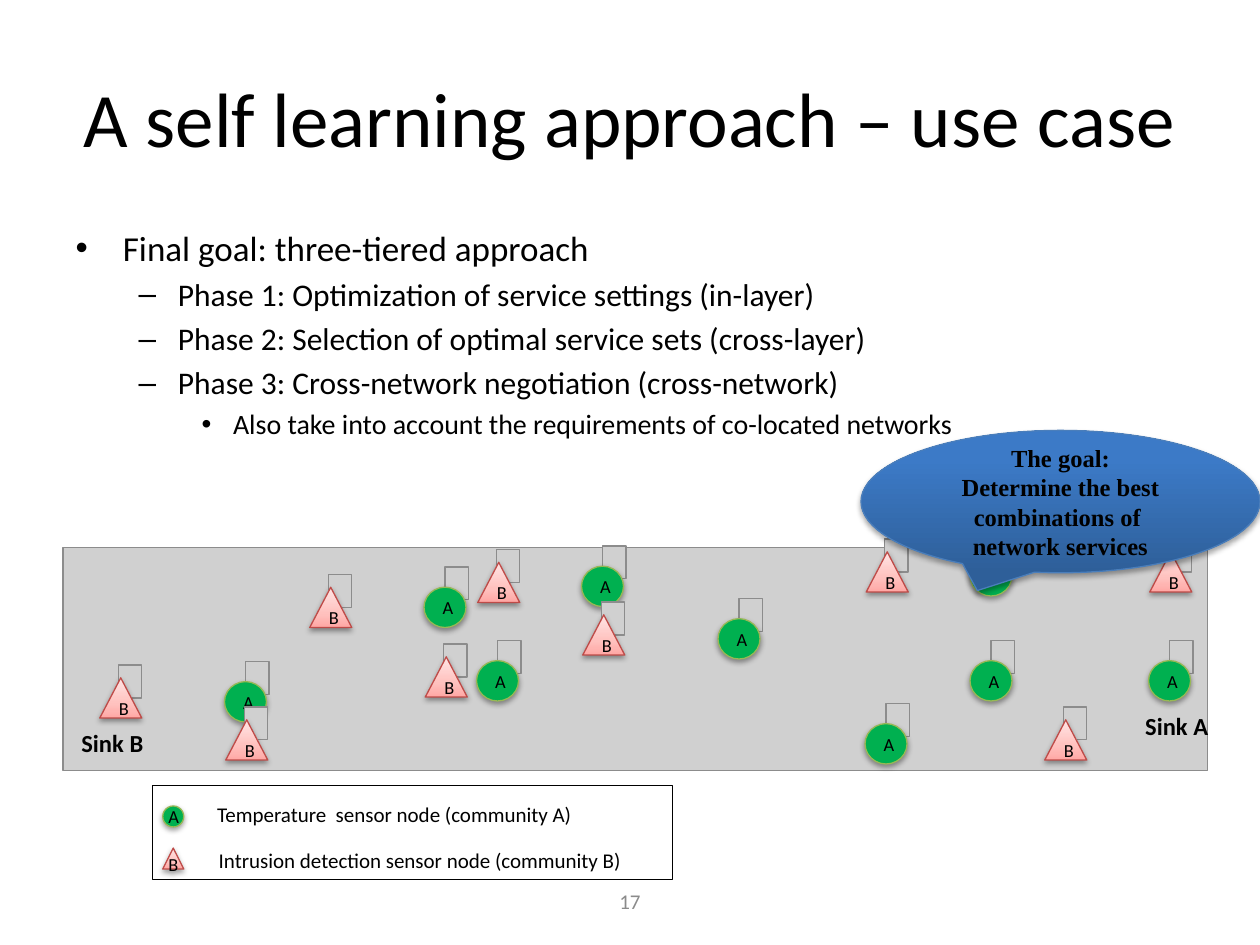
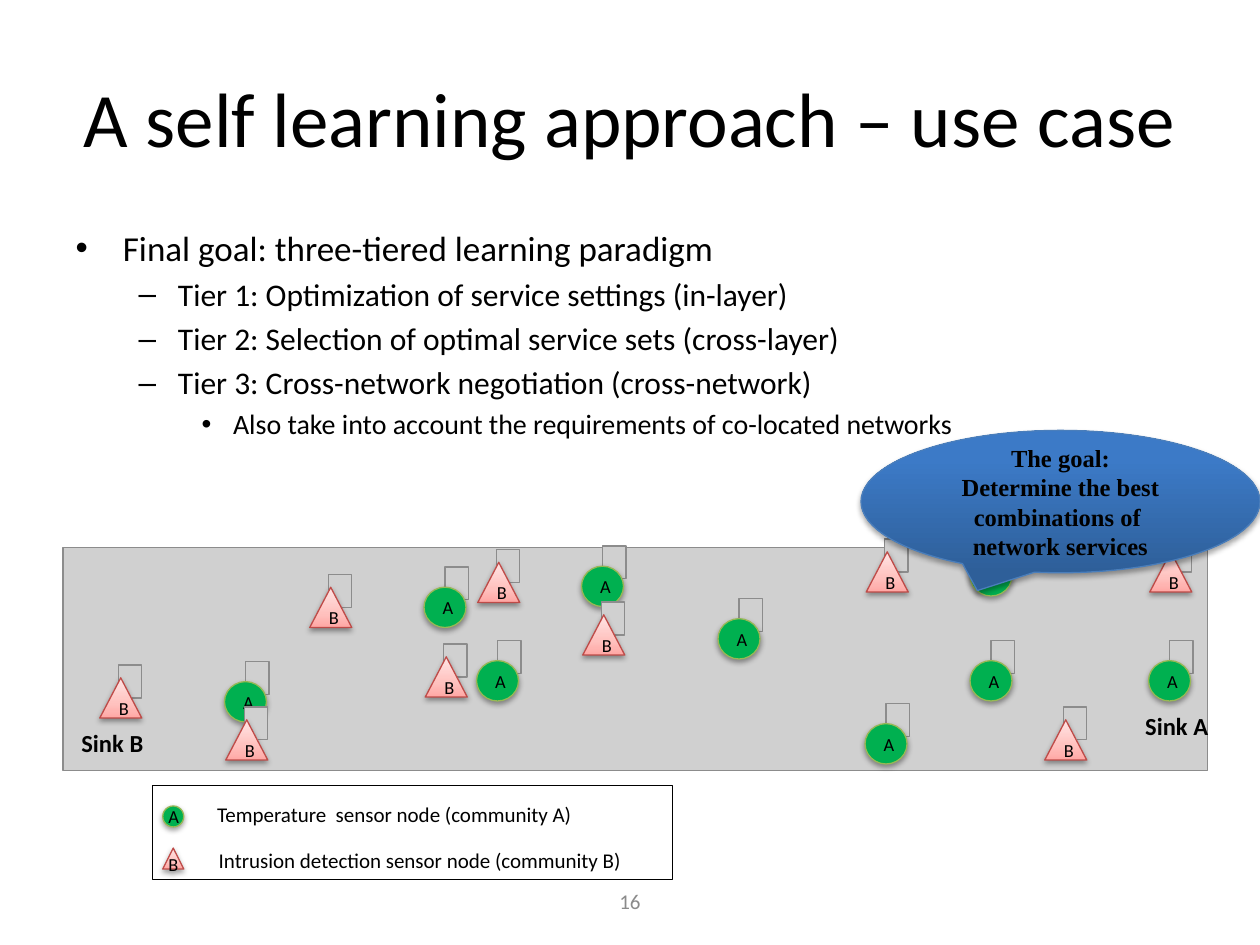
Before and after one commit to ro1208984/learning.java, a slide deck: slide 16 of Mobile Day presentation.pptx (slide 17 before the commit). Drawn at 1260x945 pixels with LibreOffice and Linux fonts; fonts in the diff are those of the drawing; grey boxes stand for pictures; background and template pictures are left out. Boxes give left, top, right and bottom in pixels: in the first picture for what was removed or moved away, otherwise in the second. Text is boxed around its words. In the diff, an @@ line names an element or a change of style, - is before the commit and + after.

```diff
--- a/Mobile Day presentation.pptx
+++ b/Mobile Day presentation.pptx
@@ text at bbox=[123, 236, 839, 400]: text changed @@
-• Final goal: three-tiered approach
-  – Phase 1: Optimization of service settings (in-layer)
-  – Phase 2: Selection of optimal service sets (cross-layer)
-  – Phase 3: Cross-network negotiation (cross-network)
+• Final goal: three-tiered learning paradigm
+  – Tier 1: Optimization of service settings (in-layer)
+  – Tier 2: Selection of optimal service sets (cross-layer)
+  – Tier 3: Cross-network negotiation (cross-network)
@@ page number at bbox=[619, 895, 640, 909]: text changed @@
-17
+16
```
Also in this commit, not shown: 16 other slides changed, 5 slides added, 2 slides removed.
